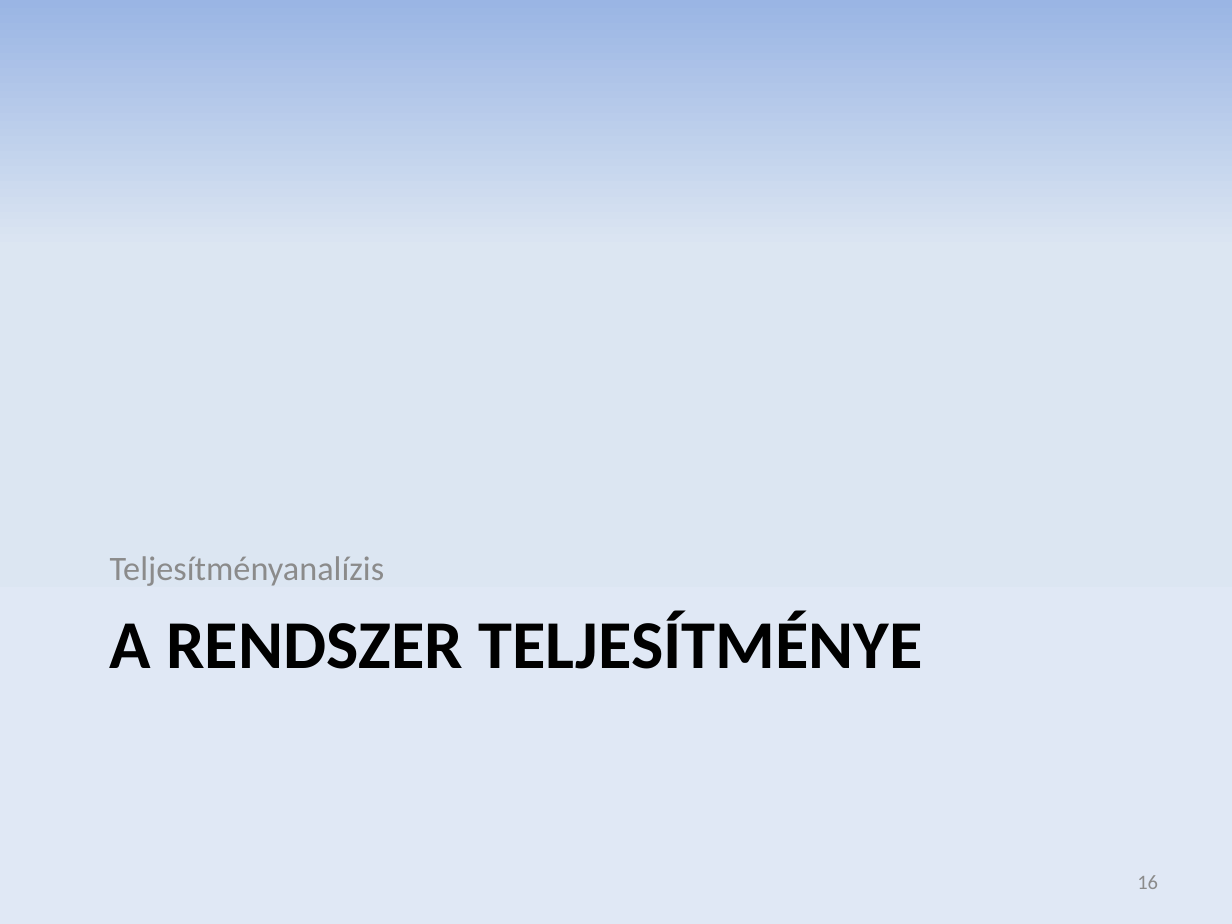
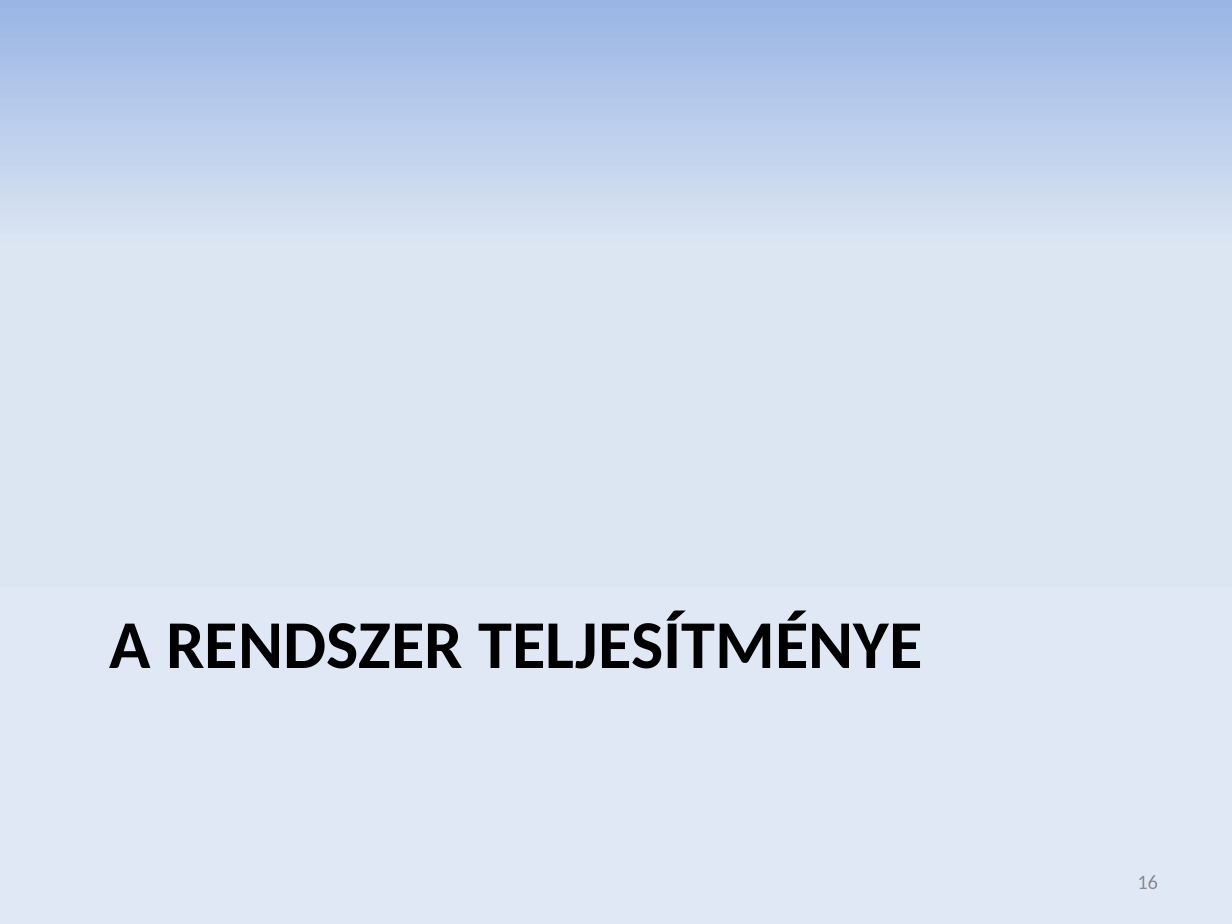
Before and after one commit to donat/incquery-deps, a slide deck: slide 16 of incquery-deps-documentation/presentation/tdk_pres_hu_v3.pptx. Drawn at 1232x924 pixels with LibreOffice and Linux fonts; fonts in the diff are those of the drawing. Boxes give left, top, right and bottom in pixels: in the first picture for what was removed or moved away, otherwise in the second. Text is boxed around its words. In the diff, an @@ line names an element or a change of style, - is before the commit and + after.

```diff
--- a/incquery-deps-documentation/presentation/tdk_pres_hu_v3.pptx
+++ b/incquery-deps-documentation/presentation/tdk_pres_hu_v3.pptx
@@ text removed at <box>110,556,385,586</box> @@
-Teljesítményanalízis
```
Also in this commit, not shown: 12 other slides changed, 2 slides added, 2 slides removed.
